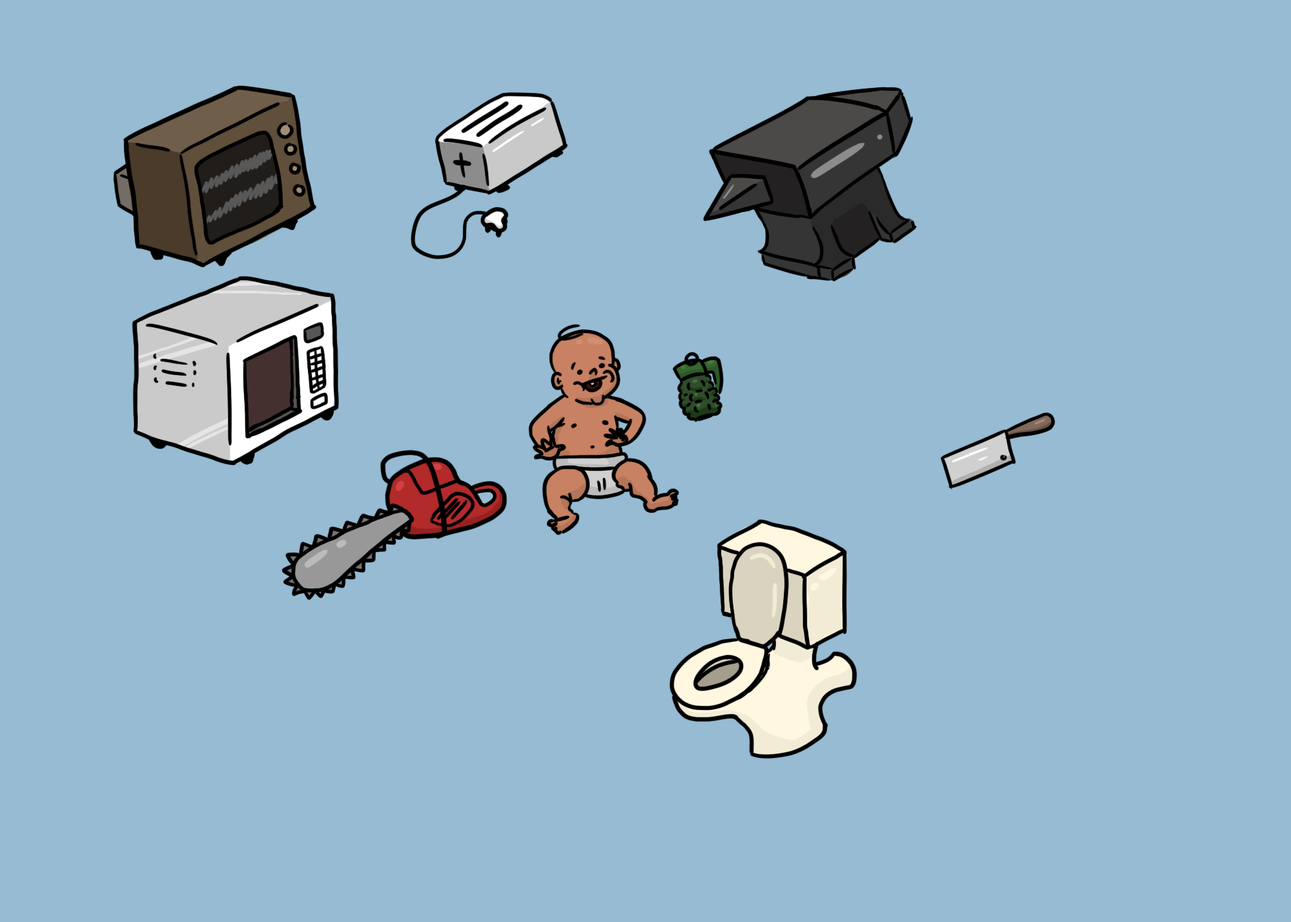
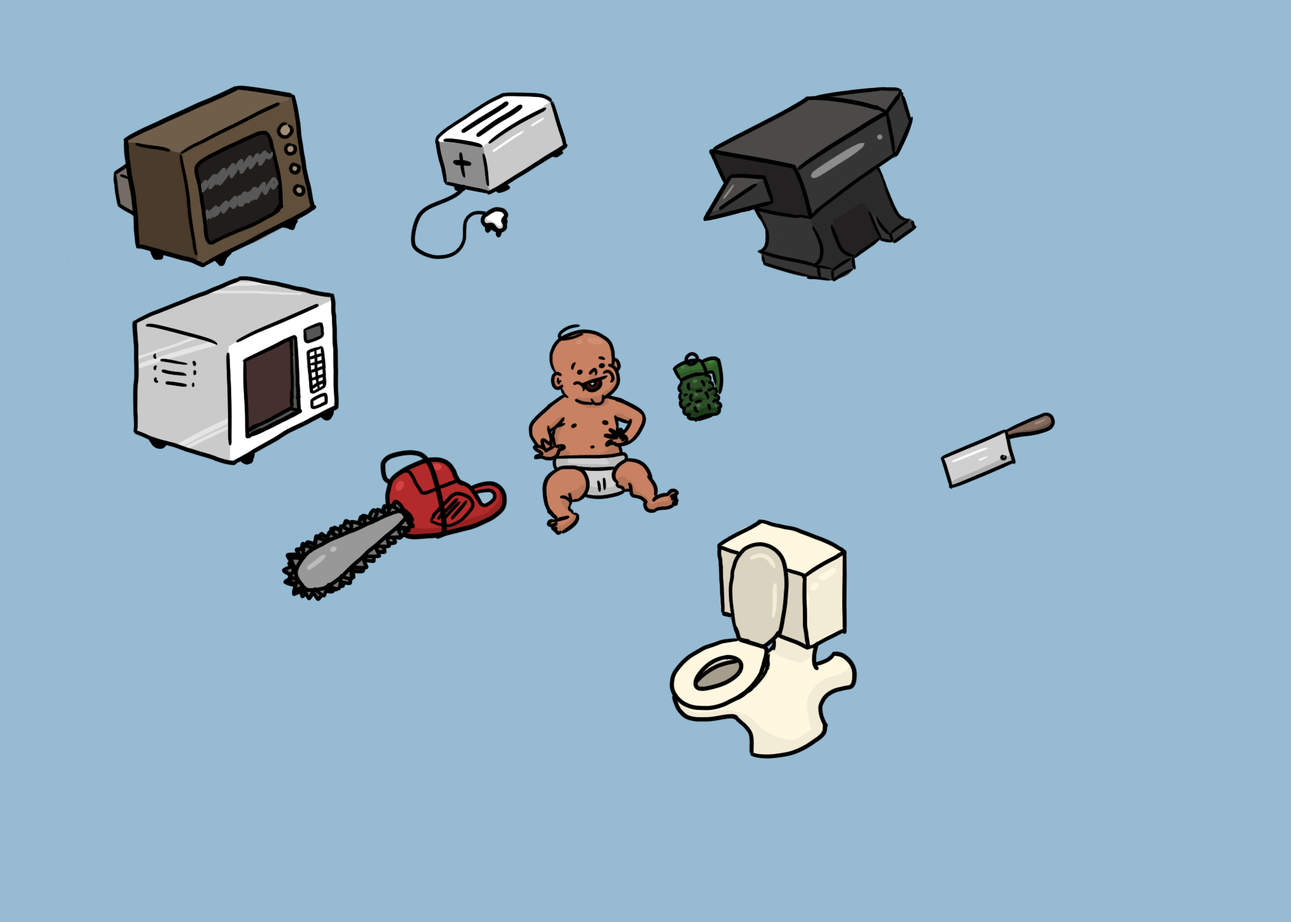
Layers edited between the first and the second 1291x922 image:
added group "Chainsaw" with 5 layers above "Layer 14" over box(286, 499, 416, 603)
added layer "Layer 29" in group "Chainsaw" over box(287, 503, 413, 601)
added layer "Layer 31" in group "Chainsaw" over box(289, 505, 410, 598)
added layer "Layer 28" in group "Chainsaw" over box(286, 499, 416, 603)
added layer "Layer 30" in group "Chainsaw" over box(289, 503, 414, 598)
added layer "Layer 27" in group "Chainsaw" over box(286, 503, 416, 601)
moved "Layer 26" above "Layer 33", painted on it over box(201, 150, 411, 597)
removed layer "Layer 25" over box(380, 499, 416, 541)
removed layer "color" over box(205, 207, 416, 603)
added layer "Layer 33" above "Layer 32" over box(201, 151, 279, 221)
added layer "Layer 32" above "main" over box(200, 150, 279, 222)
painted on "main" over box(66, 148, 416, 603)
